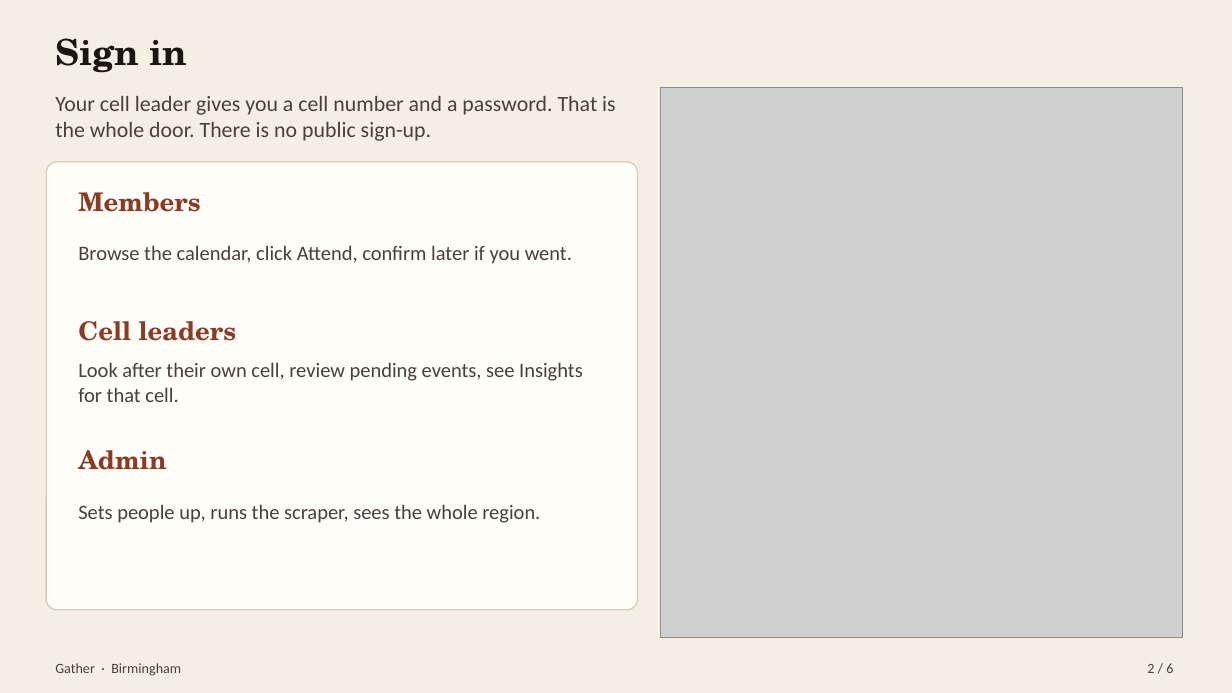
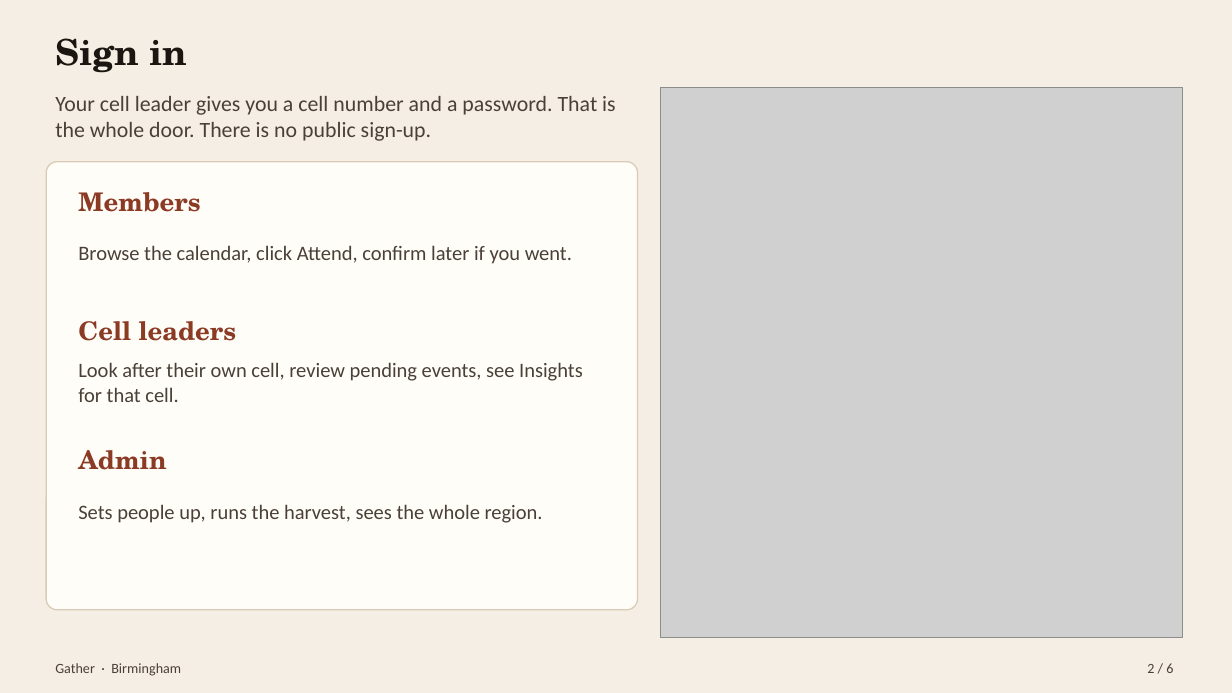
Before and after one commit to ai-xps/comms_events_v1, a slide deck: slide 2 of docs/presentation/Gather-tester-guide.pptx. Drawn at 1232x693 pixels with LibreOffice and Linux fonts; fonts in the diff are those of the drawing; grey boxes stand for pictures. Boxes give left, top, right and bottom in pixels: in the first picture for what was removed or moved away, otherwise in the second. Text is boxed around its words. In the diff, an @@ line names an element or a change of style, - is before the commit and + after.

```diff
--- a/docs/presentation/Gather-tester-guide.pptx
+++ b/docs/presentation/Gather-tester-guide.pptx
@@ text at box(78, 504, 543, 523): text changed @@
-Sets people up, runs the scraper, sees the whole region.
+Sets people up, runs the harvest, sees the whole region.
```
Also in this commit, not shown: 1 other slide changed, 33 other files.
